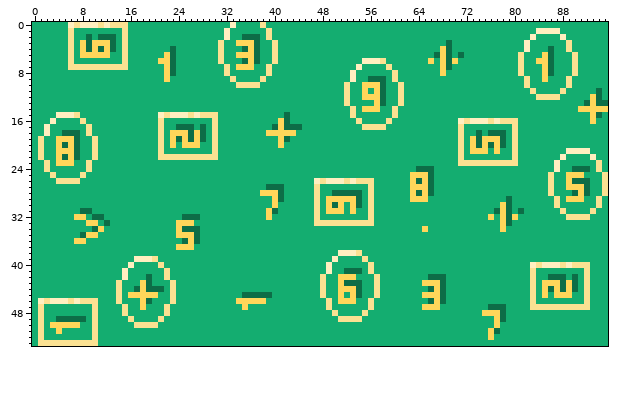
File history of a pixel-art file, Art/background/bubble-numbers-yellow.aseprite. Above, as it was before the edit.
96x54 pixels, 1 frame.
After:
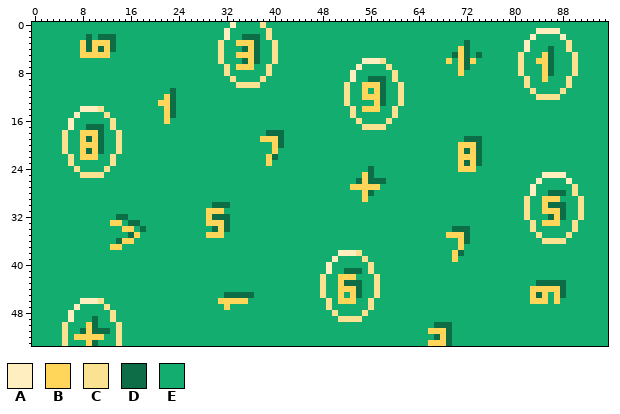
Palette (. is transparent): A #ffefc0  B #ffd65a  C #fbe192  D #0d6d47  E #14ad70
Changes in this commit:
Changed rows in their new state; - is an unchanged pixel.
first column x 1:
 0 -----EEEEEEEEEE--------------------------------------------------------------------------------
 1 -----E--------E--------------------------------------------------------------------------------
 2 -----E--------E--------------------------------------------------------------------------------
 3 -----E--------E-----------------------------------------------------E--D-----------------------
 4 -----E--------E-------E--------------------------------------------EE-BD-----------------------
 5 -----E--------E------EE-------------------------------------------EEEDBD-D---------------------
 6 -----E--------E-----EEE------------------------------------------E-EBEBDB----------------------
 7 -----EEEEEEEEEE------EE--------------------------------------------EE-BD-----------------------
 8 ---------------------EE--------------------------------------------E--B------------------------
 9 ---------------------E-------------------------------------------------------------------------
11 ----------------------D----------------------------------------------------------------------E-
12 ---------------------BD---------------------------------------------------------------------EE-
13 --------------------BBD--------------------------------------------------------------------EEEE
14 -------AAAC----------BD-------------------------------------------------------------------EEEEE
15 ---EEEA----C--------EBDEEEEEEE-----------E--------------------------------------------------EE-
16 --E--A-E----C-------EB-------E----------EE----------------------------EEEEEEEEEE------------E--
17 -E---A--DDD-C-------E--EEE-E-E---------EEEEE--------------------------E--------E---------------
18 -E--CEEBBBD--C------E-EEEEEE-E--------DDDEE---------------------------E--E-EEE-E---------------
19 E--ECEEBDBD--C------E-EEEEEE-E-------BBBDE----------------------------EDD-EEEE-E---------------
20 E--ECEEBBBD--C------E-E-EEE--E---------BD-----------------------------BB--EEEE-E---------------
21 E--ECEEBDBD--C------E--------E---------B------------------------------BD-DE-E--E--------EEEE---
22 E--EECEBBB--C-------EEEEEEEEEE--------BD------------------------------BBBD-----E-------E----E--
23 -E-EEC--E---C-------------------------B-------------------------------BDBDEEEEEE------E------E-
24 -E----C-E--C-------------------------------------------D-------EEE----BBB-------------E--EEE-E-
25 --E-----CCC-------------------------------------------BD------EEEE------------------AAAAEEE---E
26 ---EEEE---------------------------------------EEEEEEEDBDDD----EEEE-----------------A-E--AEEE--E
27 --------------------------------------EEE-----E-----BBBBB-----EEEE----------------A--E--ECEE--E
28 -------------------------------------EEEE-----E--EEEEEBD------EEEE----------------A--DDD-CEE--E
29 ---------------------------------------EE-----E-EEEEEEBE------EEE-------------E--C--BBB-EEC--E-
30 -----------------------------DDD-------E------E-EEE-EE-E---------------------EE--C--BDDD--C--E-
31 -------EE-------------------BBB-------EE------E-EEE-E--E--------------------EEE-EC--BBBD--C-E--
32 ------EE-EE--DD---------EEE-BDDD------E-------E--------E-------------------E-EEE-C---DBDEE-E---
33 --------EE-EBB-DD------EEE--BBBD--------------EEEEEEEEEE---------------------EE---C-BBB--C-----
34 ---------EE---BB-D-----EEEE--DBD--------------------------------E----DDD-----E----C------C-----
35 -------EEE-----DB------EEEE-BBB-------------------------------------BBBD-----------C----C------
36 ------EE-----DBB--------EEE-------------------------------------------BD------------CCCC-------
37 ------------BB---------EEE--------------------------------------------B------------------------
38 ---------------------------------------------------------------------BD------------------------
39 ----------------EEEE-------------------------------------------------B-------------------------
40 ---------------E----E-------------------------------------------------------------EEEEEEEEEE---
41 --------------E------E------------------------------------------------------------E--------E---
42 --------------E---E--E-------------------------------------------EEE--------------E--EEE-E-E---
43 -------------E---EE---E-----------------------------------------EEEE--------------EDDDD-EE-E---
44 -------------E--EEEEE-E------------------------------------------EEE--------------BB-B--EE-E---
45 -------------E-EEEEE--E--------DDD--EEE-------------------------EEEE--------------BD---DE--E---
46 EEEEEEEAAAC--E---EE---E-------BBB--EEE---------------------------EEE--------------BBB-B----E---
47 E-----A--E-C--E--E---E---------B--E-----------------------------EEE--------EEE----EEEEEEEEEE---
48 E----A---E--C-E------E----------------------------------------------------EEEE-----------------
49 E--EEAEE-D--C--E----E-------------------------------------------------------EE-----------------
50 E-EECEE-BD---C--EEEE----------------------------------------------DDD-------E------------------
51 E--EC--DBDDD-C---------------------------------------------------BBBD------EE------------------
52 E---C-BBBBB--C----------------------------------------------------DBD------E-------------------
53 EEEE-EEEBD---C---------------------------------------------------BBBD--------------------------
